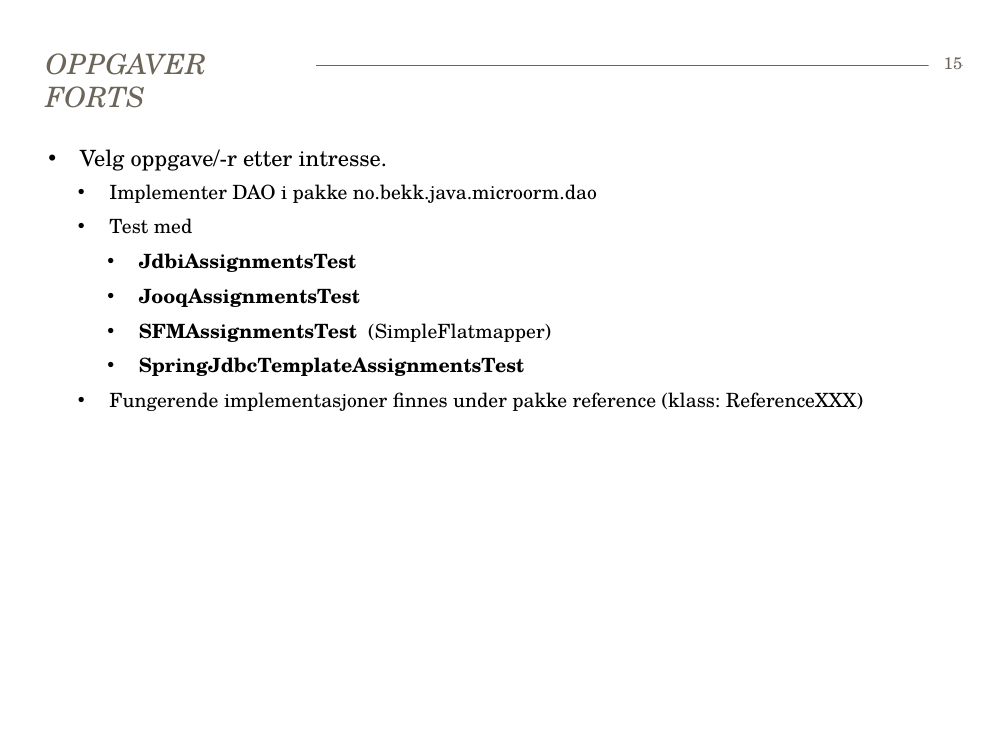
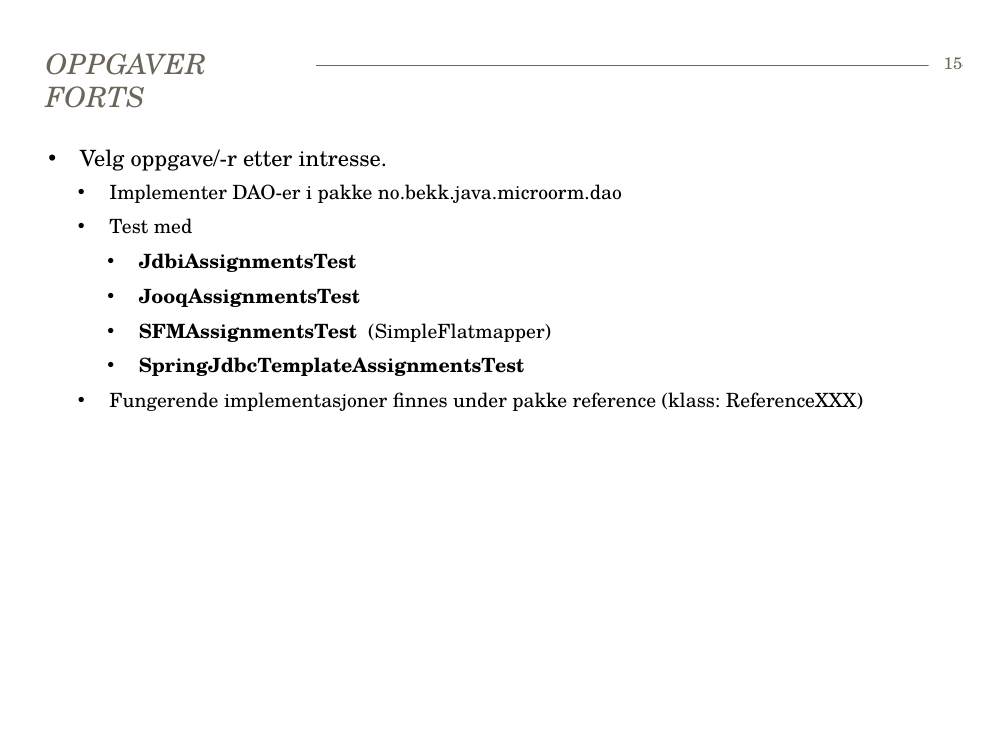
Before and after one commit to Robert-Larsen/java-microorm, a slide deck: slide 15 of Faggruppemøte 170615-microorm.pptx. Drawn at 1008x756 pixels with LibreOffice and Linux fonts; fonts in the diff are those of the drawing. Boxes give left, top, right and bottom in pixels: in the first picture for what was removed or moved away, otherwise in the second. Text is boxed around its words. In the diff, an @@ line names an element or a change of style, - is before the commit and + after.

```diff
--- a/Faggruppemøte 170615-microorm.pptx
+++ b/Faggruppemøte 170615-microorm.pptx
@@ text at (x1=109, y1=184, x2=622, y2=203): text changed @@
-  • Implementer DAO i pakke no.bekk.java.microorm.dao
+  • Implementer DAO-er i pakke no.bekk.java.microorm.dao
```
Also in this commit, not shown: 2 other slides changed.
